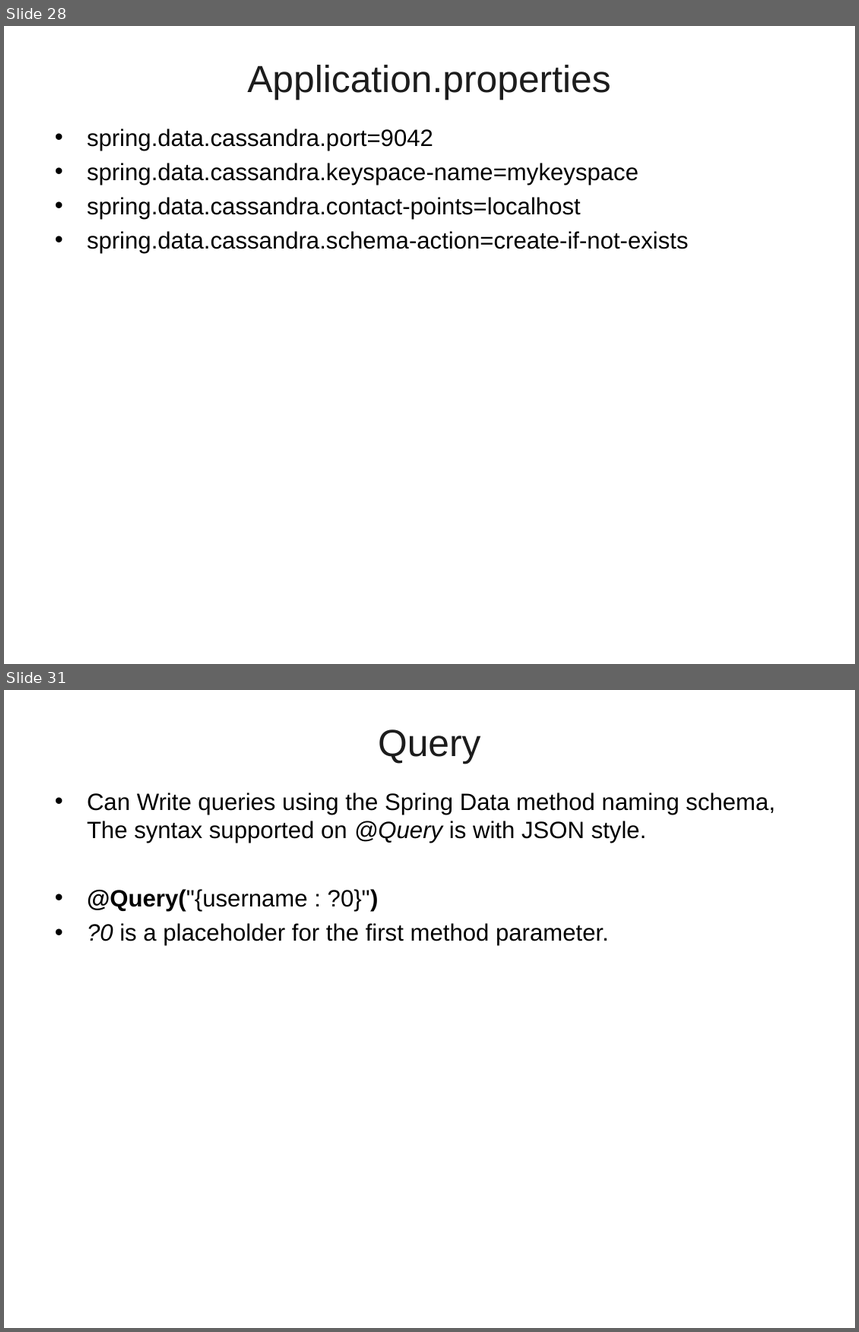
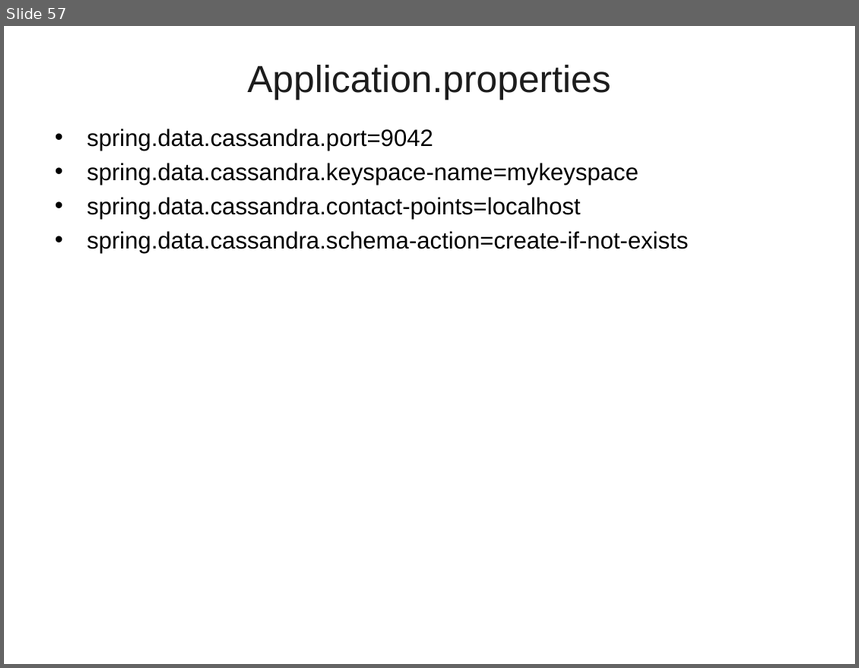
Before and after one commit to vicky-sai/PPTs, a slide deck: SpringData_NoSQL.ppt. Shown one above the other, each under a label of ours: slides 28 and 31 before the commit, slide 57 after it; the slides between them are not shown. The pictures are 859x1332 and 859x668 pixels, drawn with LibreOffice and Linux fonts; fonts in the diff are those of the drawing; background and template pictures are left out. Boxes give left, top, right and bottom in pixels: in the first picture for what was removed or moved away, otherwise in the second. Text is boxed around its words. In the diff, an @@ line names an element or a change of style, - is before the commit and + after.

```diff
--- a/SpringData_NoSQL.ppt
+++ b/SpringData_NoSQL.ppt
@@ slide 31 removed at (4,690,855,1328), background picture (left out) @@
@@ title removed at (378,730,481,764) @@
-Query
@@ text removed at (87,793,775,946) @@
-• Can Write queries using the Spring Data method naming schema, The syntax supported on @Query is with JSON style.
-• @Query("{username : ?0}")
-• ?0 is a placeholder for the first method parameter.
@@ what was slide 28 is now slide 57 @@
```
Also in this commit, not shown: 1 slide changed, 29 slides added, 2 other slides removed.
